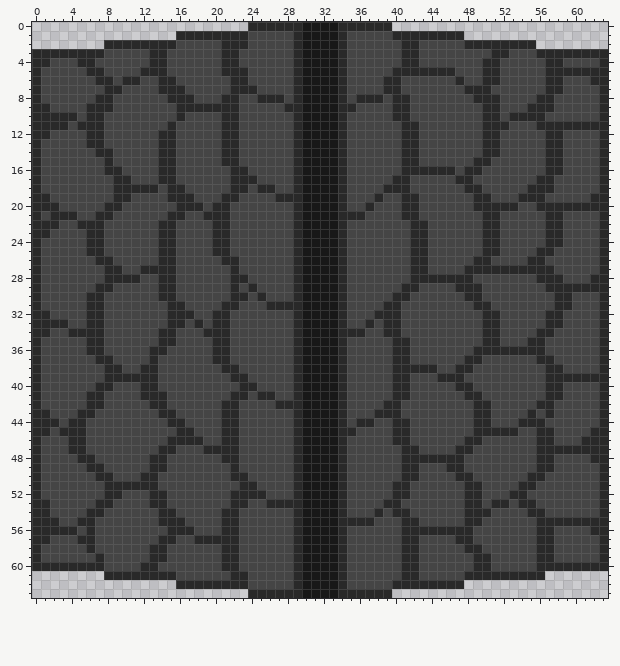
Edited in one commit: pixel-art sprite (assets/farmland/environment/environment-64x64.png). This is how it looked before the edit.
The file is 64x64 pixels. Colours within 5 levels of each other are drawn and written as one.
And afterwards:
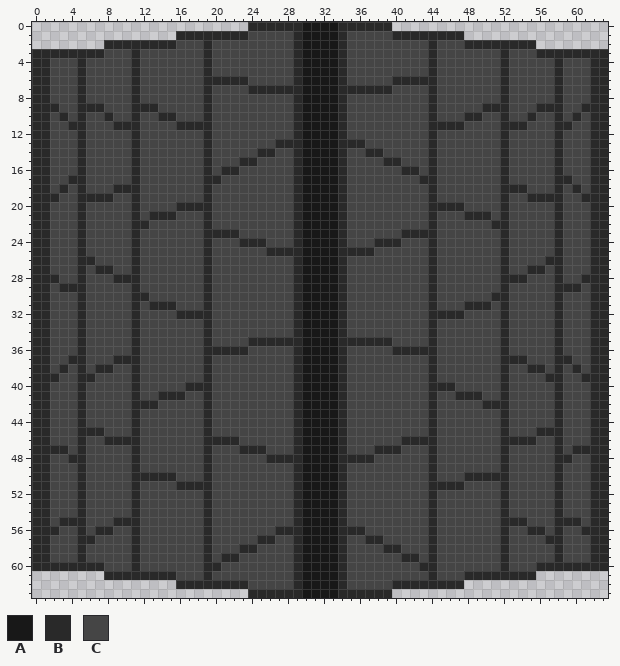
Palette (. is transparent): A #181818  B #292929  C #454545
Diff:
Changed rows in their new state; - is an unchanged pixel.
first column x 1:
 2 ------------------B-CCC-----------------CC-B------------------
 3 ----------B-CC----B-CC------------------CC-B------C-----------
 4 -----C----B-CC----B-CC------------------CC-B-----CCB----C----B
 5 B---BCC---BCCC----B-CCC----------------CCCC-CC---CCB----C-CCC-
 6 B---B-CC-C---CC---BBB-----------------C-BBBB--C--CCB----C-----
 7 B---B--CC-B--CCC--B--CC-BBBB------BBBB-C---B---CCC-B----C----B
 8 B---B-CC--B---CCC-B-CC--CCC--------CCC-CC--B----CCCB---CCB---B
 9 -B--B--C--BBB--CCC-CCC-----C------C----CC--B-------B--C--B--BB
10 -C-CBCCB--B--BBC--B-CC-----------------CC--B---BBCCBCC-C-B-B-B
11 -CCB-CC-BBB---CBBBB-CC------------------CC-BBBB--CC-BB-CC--CC-
12 ----BCC---B--CC---B-CC------------------CC-B-----CCB----C----B
13 B---BCC---B--CC---B-CC----BB------BB----CC-B-----CCB----C----B
14 B---B-CC--B--CC---B-CC--BB----------BB--CC-B-----CCB----C----B
15 B---B--C--B--CC---B-CCBB--------------BBCC-B----CC-B----C----B
16 B---B--CC-B--CC---B-B-C-------------------C-CC-CC--B----C----B
17 B--BB---CCB--CC---BB-CCC---------------CC-BB--CC---B---CCBB--B
18 B-B-B------CC-CC--B--CC-CC------------CCC--B---CC--BBBCCCB-B-B
19 -B--BBBBCCB---CCC-B-CC----CC---------C--CC-B----CC-B-C--BB--B-
20 -C--B--CC-B-------BCC---------------C---CC-BBBB-CCC-C--CC-CCC-
21 BCCCB-CC--B-BB-C---CC-------------CC----CC-B---BB-CB----C----B
22 -C---CC---BB-CC---BCC--------------------CCB-----C-B----C----B
23 ----BCC---B--CC---B--B------------------B--B-----CCB----C----B
24 B---BCC---B--CC---BCC-BBB------------BBB-CCB-----CCB----C----B
25 B---BCC---B--CC---BCC----BBB------BBB----CCB-----CCB---CCB---B
26 B---BBCC--B--CC---B-CC-------------------CCB----CC-B--CCBB---B
27 B---B-B-C-BCCCC---B--C-------------------CCB---CCCC-CC--CB---B
28 BB--B--C-----CC---B--CC------------------CC-CCCC---BBB-CC---B-
29 B-BBB-CC--B--CC---B--C-C----------------CC-B--CCC--B----C---C-
30 B---BCC---BB-CC---B--CC-C--------------CC--B---CC-BB------C--B
31 B---BCC---B-BB-C--B-CC---CCC----------CC---B---B---B------C--B
32 ----BCC---B---C--BBCC----------------CCC---BBBB--CCB----C----B
33 -CC-BCC---B---CC-CBCC---------------C-CC---B-----CCB----C----B
34 ---C-CC---B--CC----CC-------------CC--CC---B-----CCB---CCB---B
35 B---BCC---B--CC---BCC--BBBBB------BBBBBCC--B-----CCB--CC-B---B
36 B---BCC---B-CC----B--BB------------------BBB----CCC-CCCC-B---B
37 B--BB-CCBBB-C-----BCC------------------CC--B---CC--BBB-CCBB--B
38 B-B-B-B-C-BCC-----B-CC-----------------CCCC---CC---B--BBC--B-B
39 BB--BB-CCC-CC-----B--CC----------------CC--BCCC----B------CC--
40 B---B-CC--BCC---BBB---CC---------------CC--BBBCC---B----C----B
41 B---BCC---BCC-BB--B--CC-CC-------------CC--B--B----B----C----B
42 B---BCC---BB-C----B-CC----CC----------CC---B----C-BB---CCB---B
43 -----C----B--CC---B-CC---------------CCC---B----CC-B--C-CB---B
44 -C-C------B---CC--B-CC-------------CC--CC--B----CC-B-CCC-B---B
45 --CC-BB---B----CC-B-CC------------C----CC--B----CCC-C----B----
46 B--C---BBBB---CCCCBB-------------------C-BBB---CC--BBBBCCB--C-
47 BBBC------B--CC----CCCBBB------------BBBCC-B--CC---B---CC-C---
48 B--B-C----B-CC----B-CC---BBB------BBB---CCC-CCC----B---CCBB---
49 B---BCC---B-CC----B--C------------------CC-B-CC----B---CCB---B
50 B---B-CC--B--BB---B--CC-----------------CC-B--C-BBBB--CC-B---B
51 B---B--CCC-CC--BBBB---CC---------------CC--BBBBCC--B-CC--B---B
52 B---B--CC-B-CC----B--CCCC--------------CC--B---CC--BCC---B---B
53 ----B-CC--B-CC----B--CC--CCC----------CC---B---CC-C--CC--B---B
54 ----BCC---B--CC---B-CC---------------C-CC--B---CCC-B--CC-B---B
55 -CBB-C--BBB--CCC--B-CC------------CCC---CC-B---CC--BBB-CC---C-
56 --CCBCBB--B---CCC-B-CC----BB------BB----CCC-CCCC---B--B-CB--B-
57 ----------B--CC--C-CCC--BB----------BB--CC-B--CC---B---C-B---B
58 B---BC----B-CC----B-CCBB--------------BBCC-B---CC--B---CCB---B
59 B---B-C---B-CC----B------------------------B----CC-B---CCB---B
60 ----------BCC-----BBCC------------------CCBB----CC-B----------
61 ------------------B--CC-----------------CC-B-----------.------
